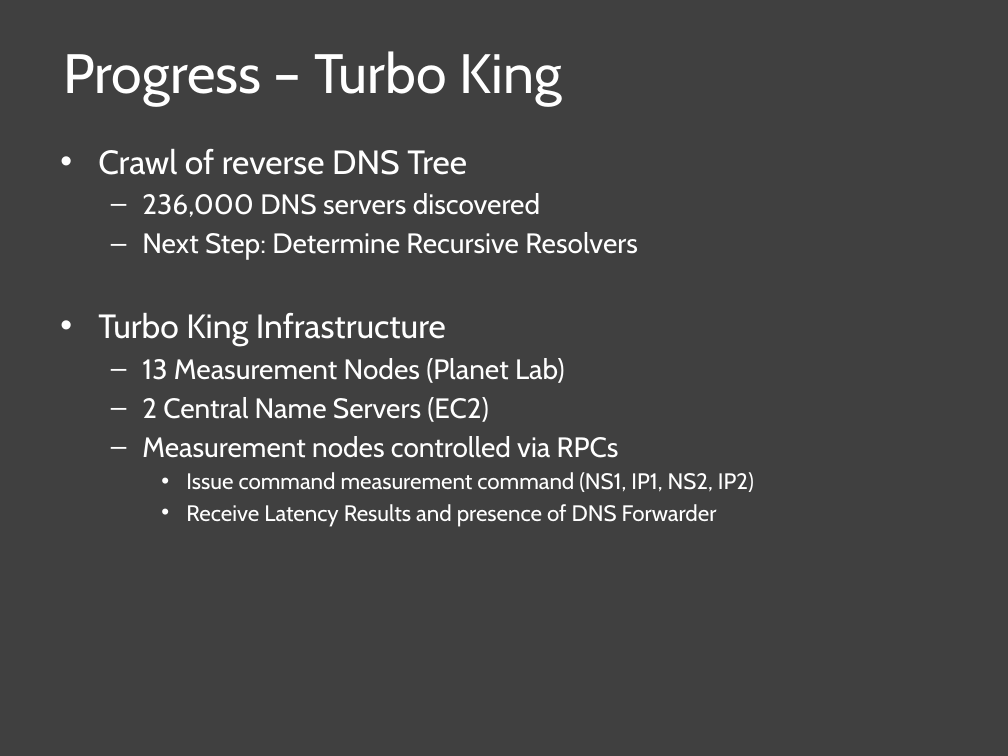
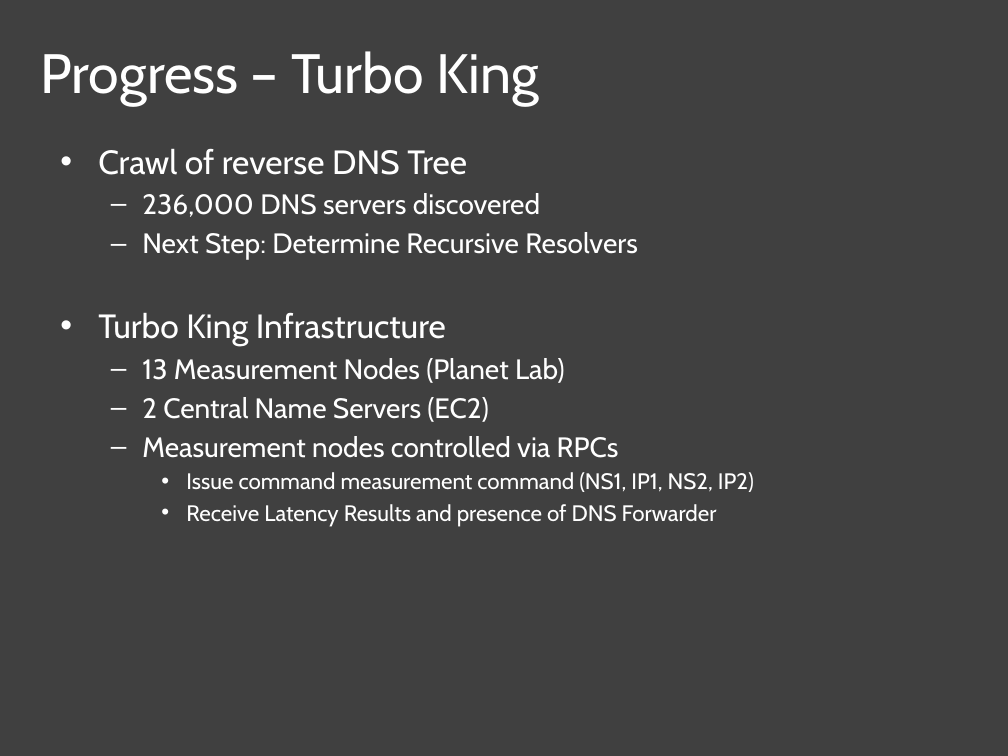
Before and after one commit to nebgnahz/CS268NetworkMeasurement, a slide deck: slide 7 of doc/MidTerm/MidTerm.pptx. Drawn at 1008x756 pixels with LibreOffice and Linux fonts; fonts in the diff are those of the drawing. Boxes give left, top, right and bottom in pixels: in the first picture for what was removed or moved away, otherwise in the second. Text is boxed around its words. In the diff, an @@ line names an element or a change of style, - is before the commit and + after.

```diff
--- a/doc/MidTerm/MidTerm.pptx
+++ b/doc/MidTerm/MidTerm.pptx
@@ title "Progress – Turbo King": place and size @@
-title "Progress – Turbo King" at (64,51,561,105)
+title "Progress – Turbo King" at (41,51,538,105)
```
Also in this commit, not shown: 2 other slides changed, 2 slides added, 1 slide removed.
